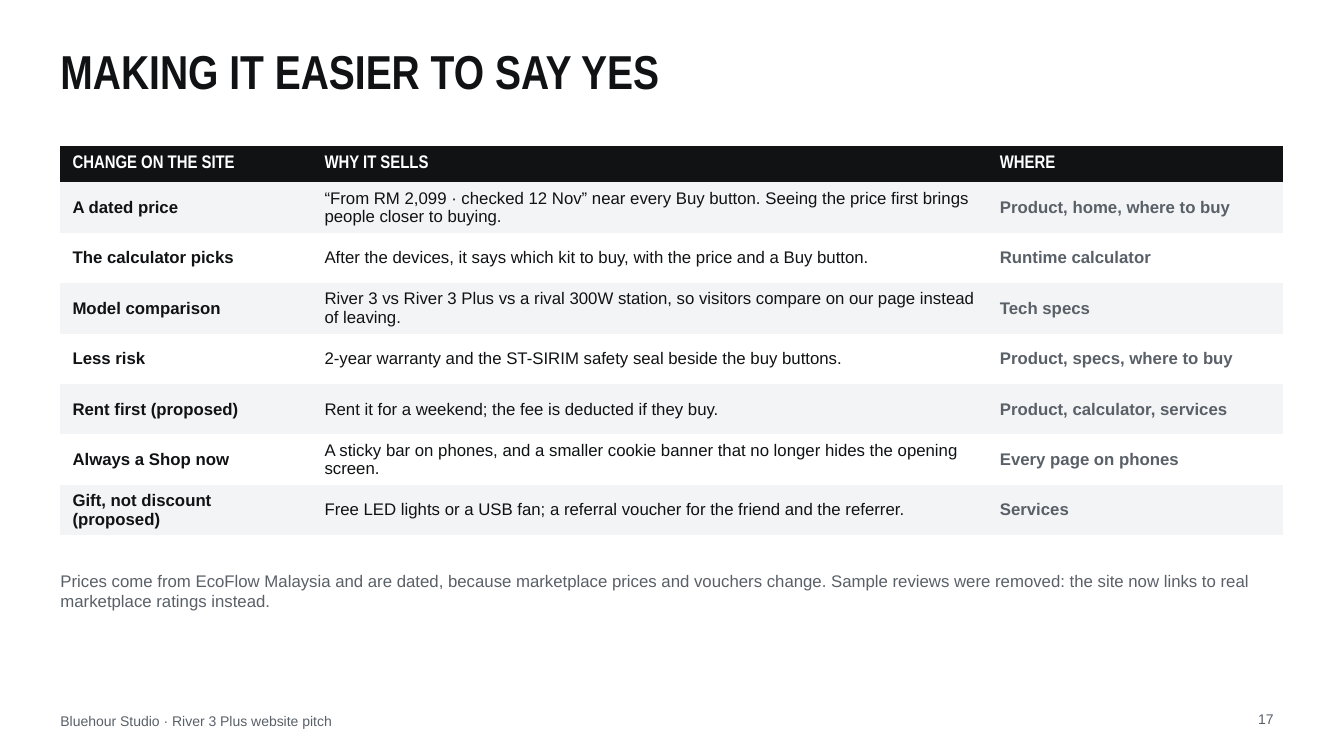
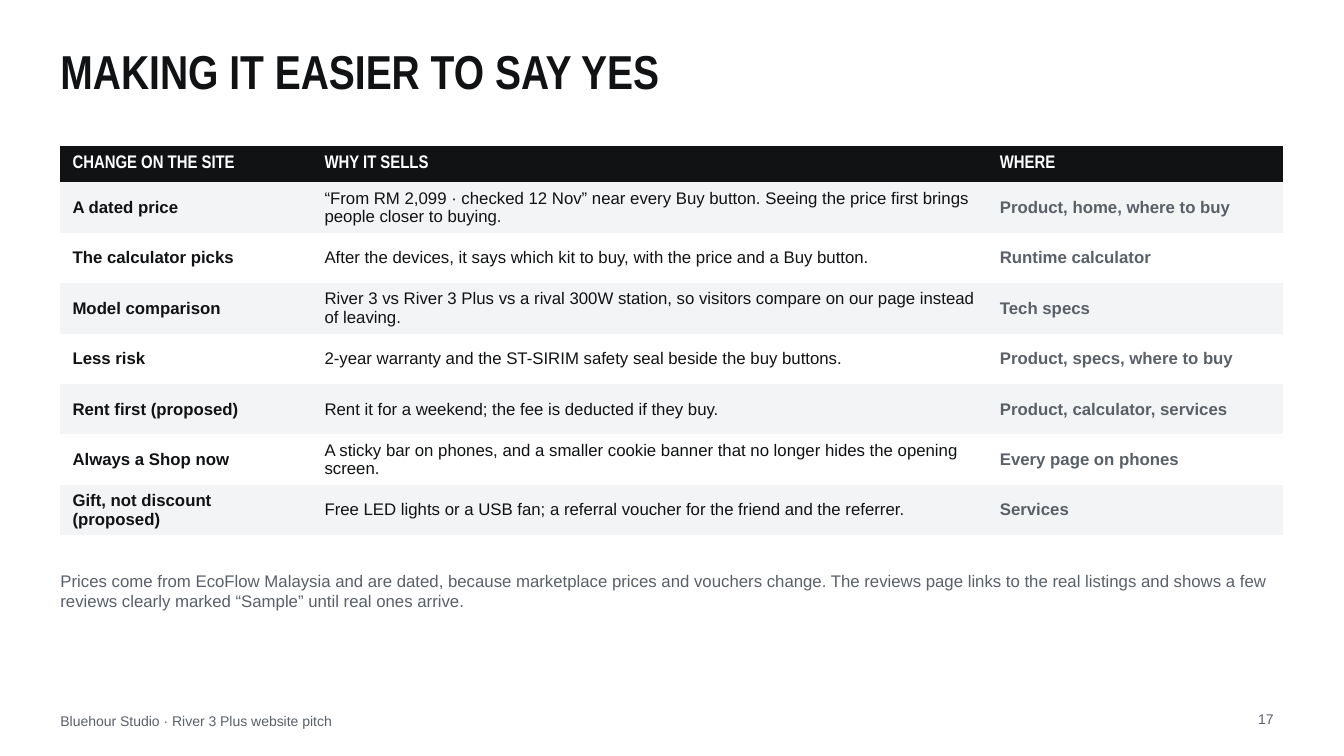
Before and after one commit to thecpinsiders/CS2024-Project-Website, a slide deck: slide 17 of Bluehour-Pitch-Deck.pptx. Drawn at 1344x756 pixels with LibreOffice and Linux fonts; fonts in the diff are those of the drawing. Boxes give left, top, right and bottom in pixels: in the first picture for what was removed or moved away, otherwise in the second. Text is boxed around its words. In the diff, an @@ line names an element or a change of style, - is before the commit and + after.

```diff
--- a/Bluehour-Pitch-Deck.pptx
+++ b/Bluehour-Pitch-Deck.pptx
@@ text at (60,575,1266,611): text changed @@
-Prices come from EcoFlow Malaysia and are dated, because marketplace prices and vouchers change. Sample reviews were removed: the site now links to real marketplace ratings instead.
+Prices come from EcoFlow Malaysia and are dated, because marketplace prices and vouchers change. The reviews page links to the real listings and shows a few reviews clearly marked “Sample” until real ones arrive.
```
Also in this commit, not shown: 2 other files.
